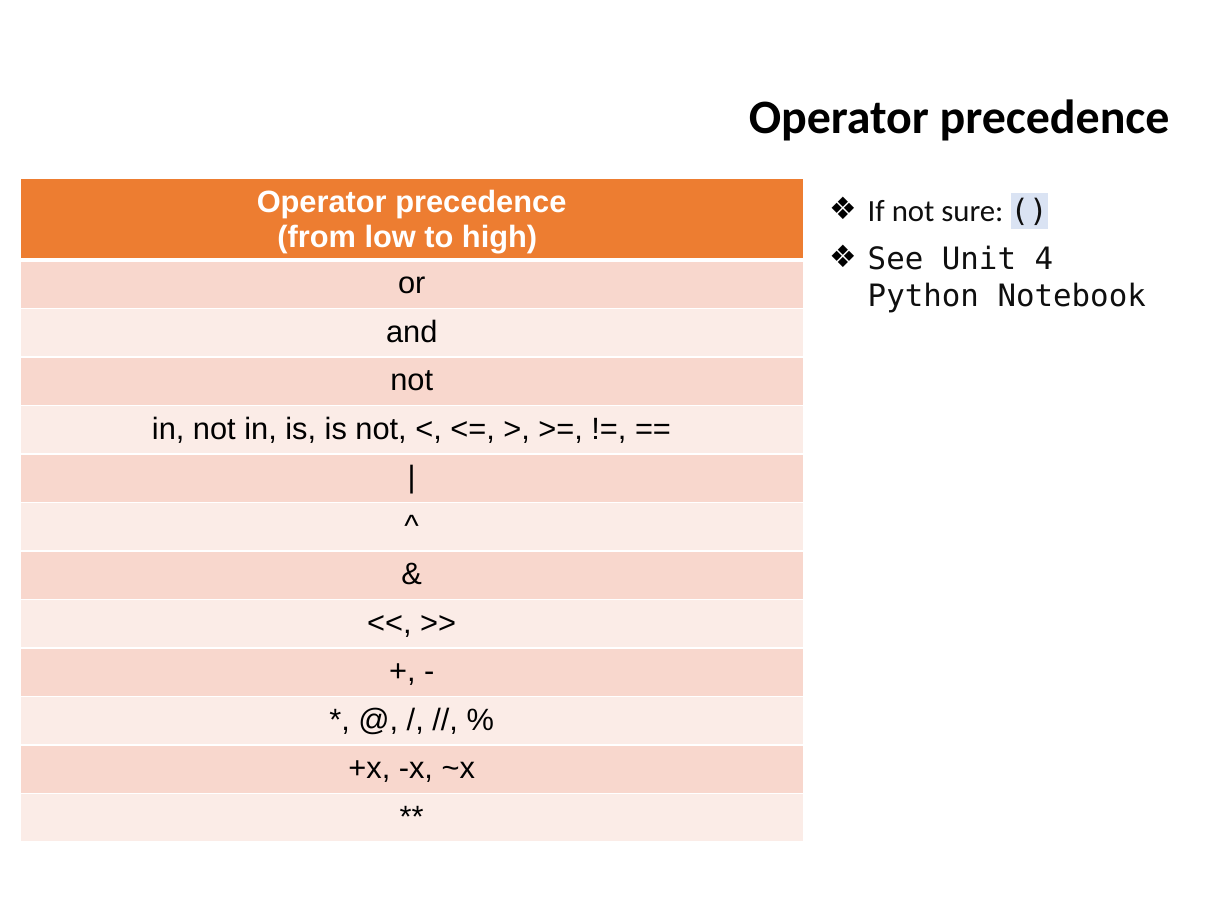
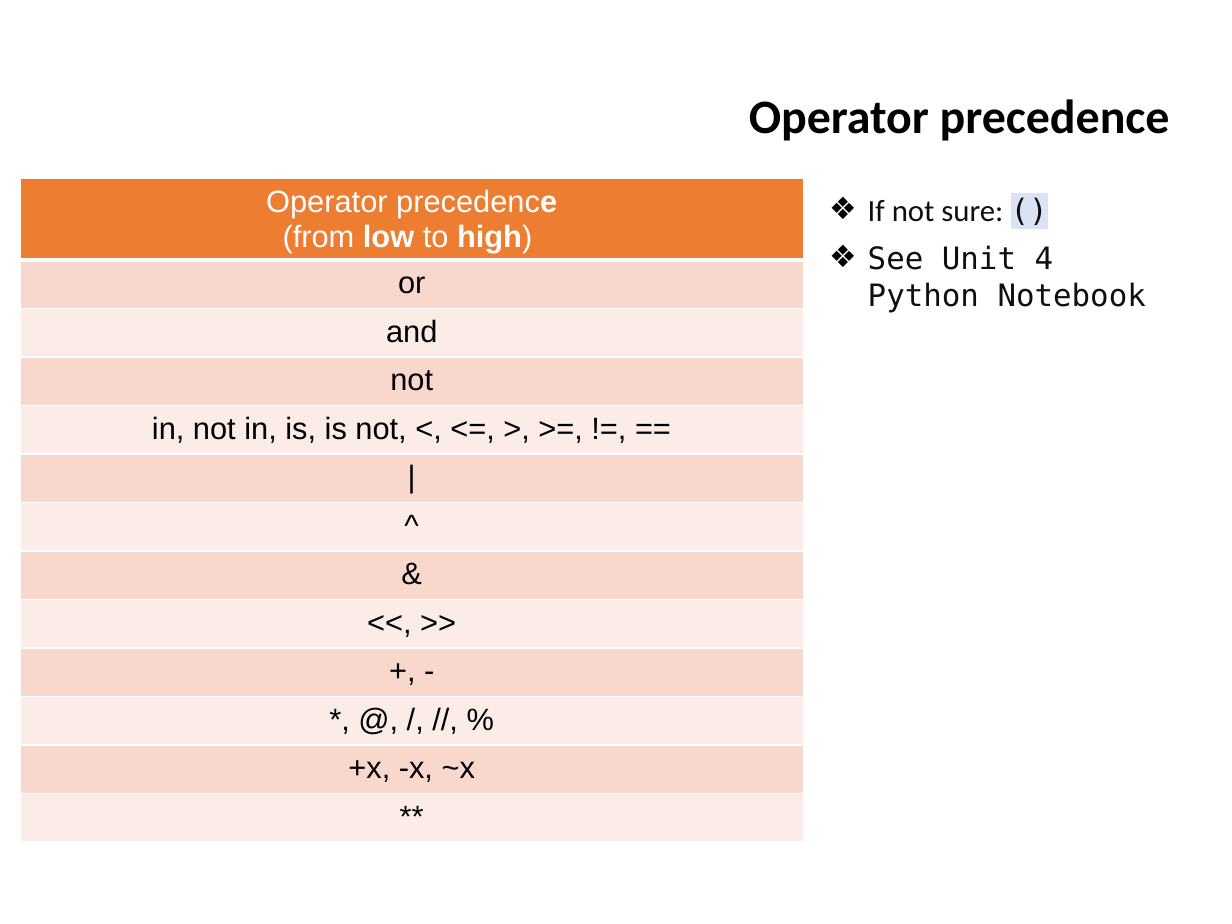
Before and after one commit to ifromm/fcsp, a slide deck: slide 32 of Slides/unit_4_prog_1.pptx (slide 80 before the commit). Drawn at 1232x924 pixels with LibreOffice and Linux fonts; fonts in the diff are those of the drawing; background and template pictures are left out. Boxes give left, top, right and bottom in pixels: in the first picture for what was removed or moved away, otherwise in the second. Text is boxed around its words. In the diff, an @@ line names an element or a change of style, - is before the commit and + after.

```diff
--- a/Slides/unit_4_prog_1.pptx
+++ b/Slides/unit_4_prog_1.pptx
@@ table at box(20, 179, 803, 856) @@
@@ bold off in "Operator precedence", "(from to high)" @@
```
Also in this commit, not shown: 24 other slides changed, 49 slides removed.
